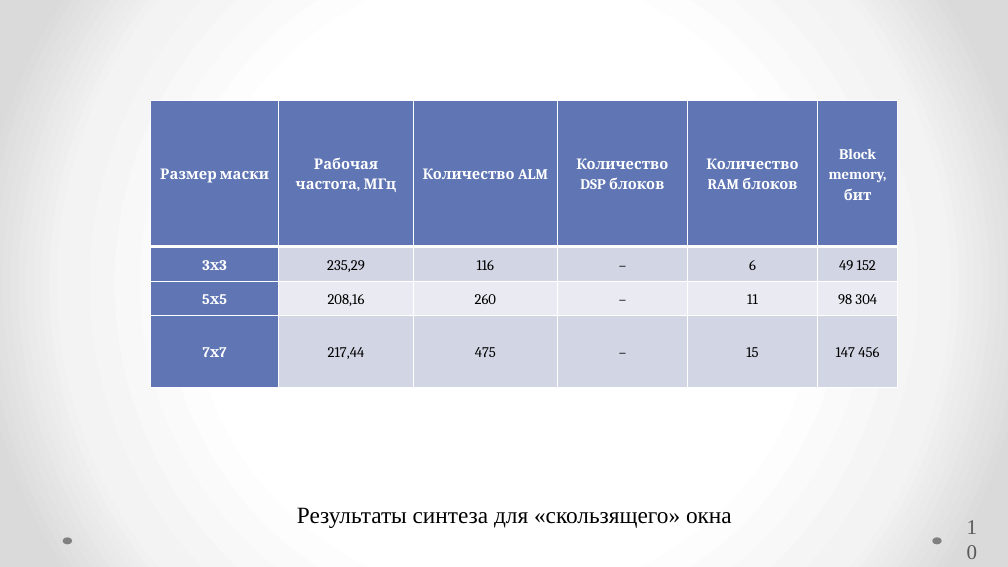
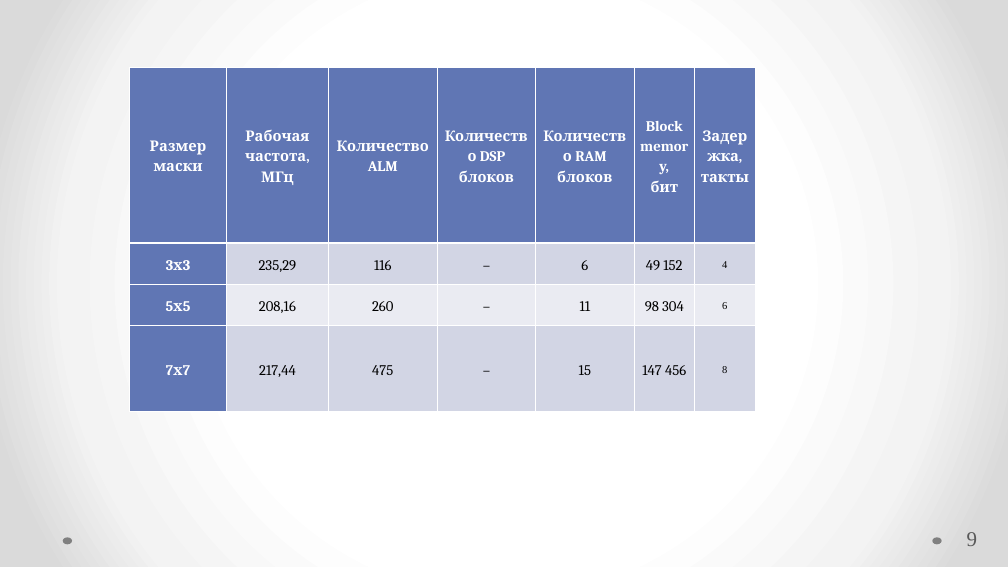
Before and after one commit to Radiophantom/master_yoda, a slide deck: slide 9 of VKR.pptx (slide 10 before the commit). Drawn at 1008x567 pixels with LibreOffice and Linux fonts; fonts in the diff are those of the drawing. Boxes give left, top, right and bottom in pixels: in the first picture for what was removed or moved away, otherwise in the second. Text is boxed around its words. In the diff, an @@ line names an element or a change of style, - is before the commit and + after.

```diff
--- a/VKR.pptx
+++ b/VKR.pptx
@@ table at (x1=129, y1=68, x2=755, y2=412) @@
+column 7: Задержка, / такты | 4 | 6 | 8
@@ table resized from (x1=150, y1=101, x2=898, y2=388) to (x1=129, y1=68, x2=755, y2=412) @@
@@ text removed at (x1=297, y1=507, x2=732, y2=528) @@
-Результаты синтеза для «скользящего» окна
@@ page number at (x1=967, y1=532, x2=978, y2=546): text changed @@
-10
+9
```
Also in this commit, not shown: 5 other slides changed, 10 slides added, 5 slides removed, 3 other files.
